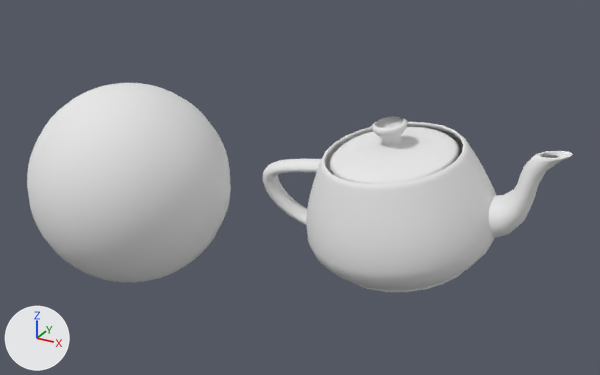
The COLLADA model learn_hlsl/Document1.dae: old version first, new version second.
Both versions are drawn from a camera (50 mm lens) standing at (3.83, -6.15, 4.46) and looking at (0.17, 0.52, 1.13). Lighting does not change. The marker at lower left points along +X, +Y and +Z. Where no turn or scale is listed for an object, it has been applied to the vertices.

In view in the first picture: 'Node', 'Node1'.
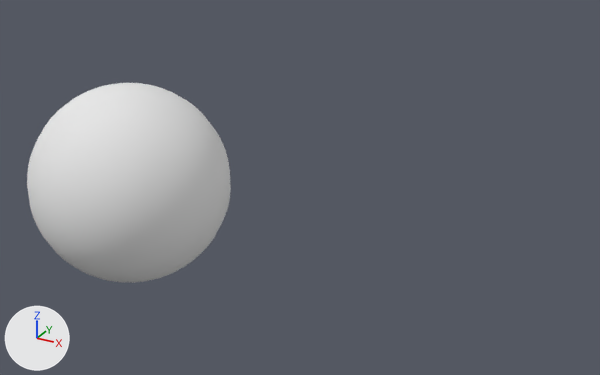
The newer file is also turned or shifted as a whole; pictures and numbers use the older file's frame.

Pixel boxes [x1, y1, x2, y2] of what changed, in the pictures (600 x 375 px):
```json
{"object": "Node1", "change": "deleted", "before": [263, 116, 573, 292]}
```

Edits to the scene script, one JSON object a line:
```json
{"op": "remove", "block": "ob_node1", "code": ["ob_node1 = bpy.data.objects.new('Node1', me_teapot)", "ob_node1.location = (1.044, 1.273, 0.229)"]}
```
